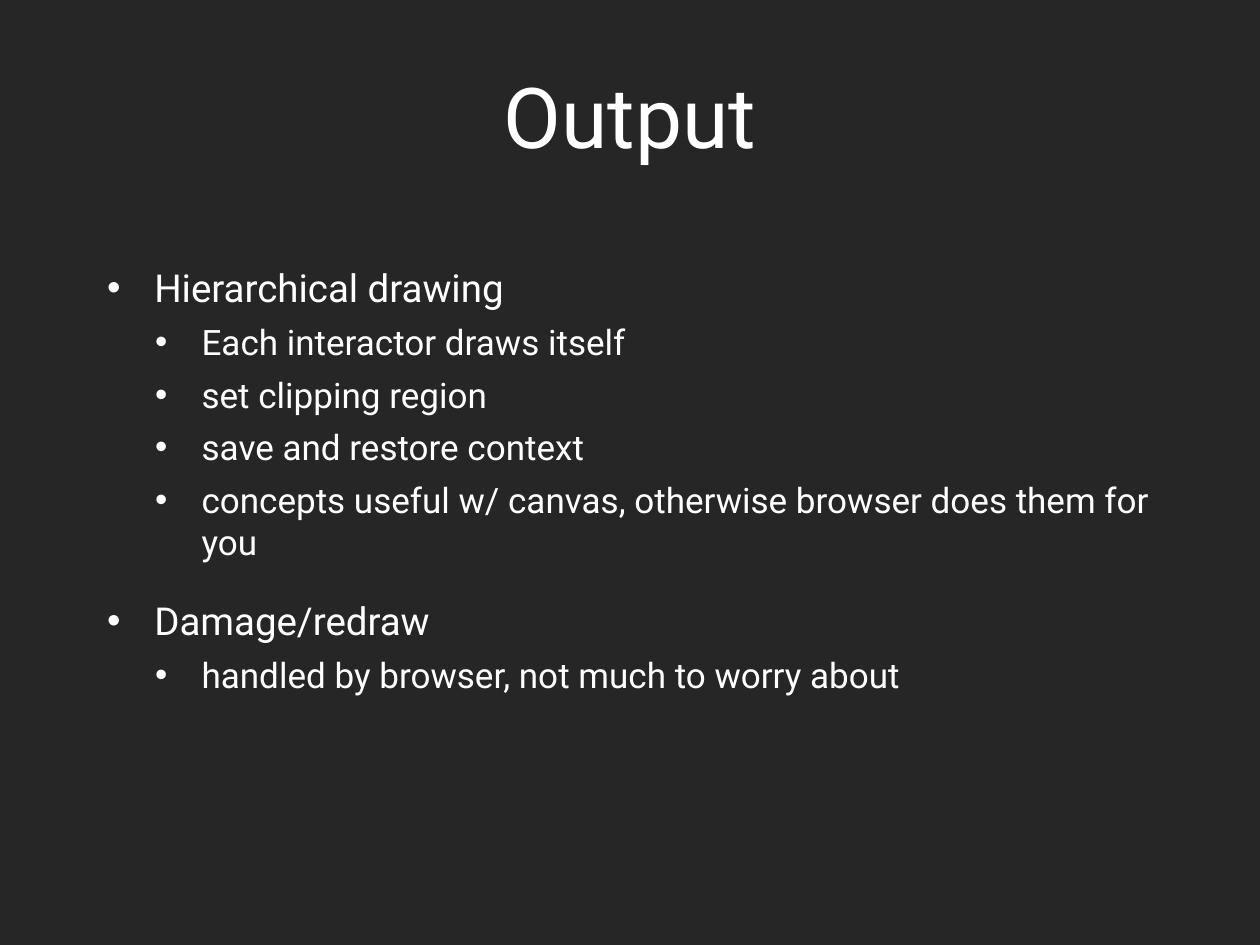
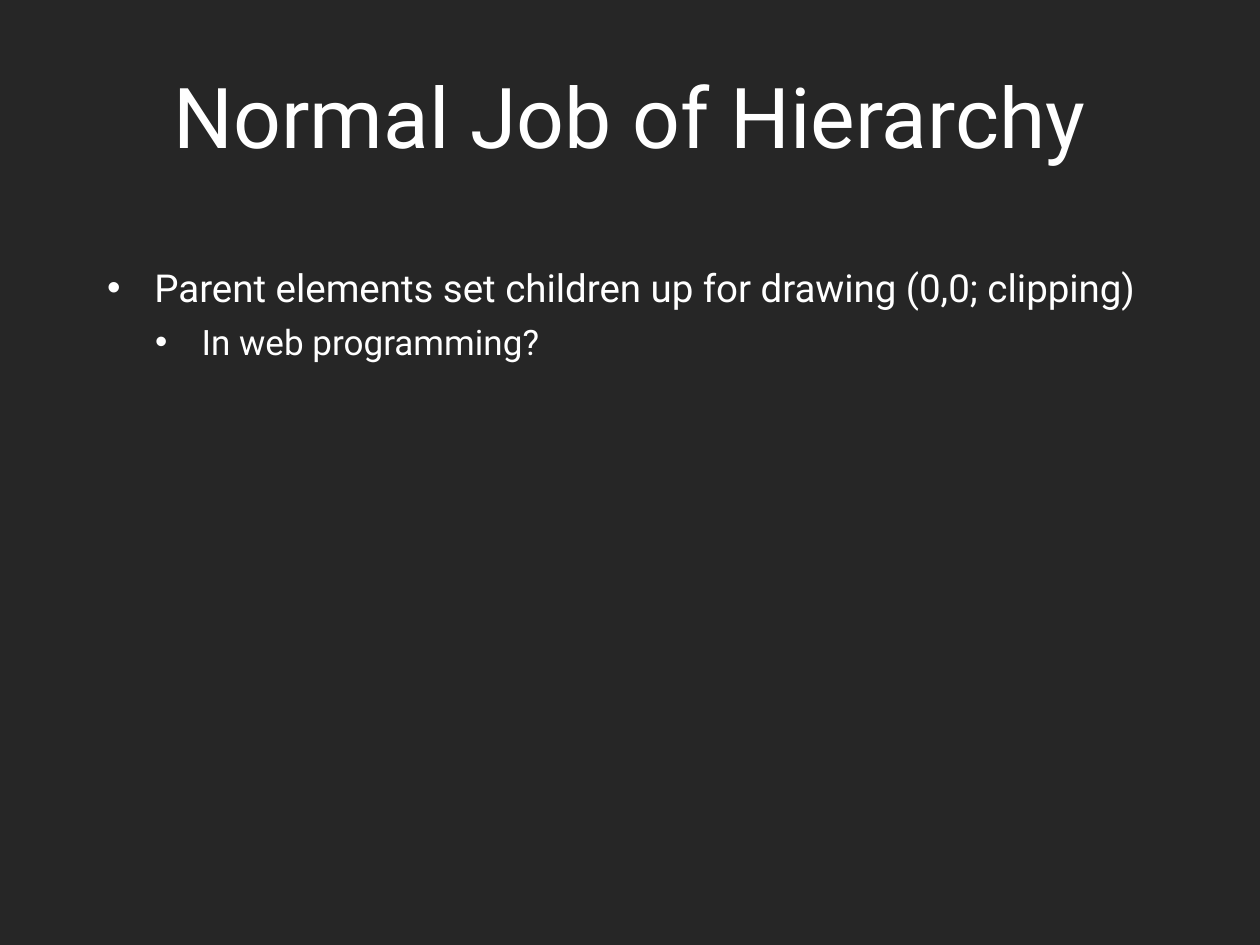
Before and after one commit to dantasse/ssuiweb2014, a slide deck: slide 8 of week13/week13.pptx. Drawn at 1260x945 pixels with LibreOffice and Linux fonts; fonts in the diff are those of the drawing. Boxes give left, top, right and bottom in pixels: in the first picture for what was removed or moved away, otherwise in the second. Text is boxed around its words. In the diff, an @@ line names an element or a change of style, - is before the commit and + after.

```diff
--- a/week13/week13.pptx
+++ b/week13/week13.pptx
@@ title at (174, 84, 1085, 166): text changed @@
-Output
+Normal Job of Hierarchy
@@ text at (154, 271, 1134, 363): text changed; size 20 to 22 pt @@
-• Hierarchical drawing
-  • Each interactor draws itself
-  • set clipping region
-  • save and restore context
-  • concepts useful w/ canvas, otherwise browser does them for you
-• Damage/redraw
-  • handled by browser, not much to worry about
+• Parent elements set children up for drawing (0,0; clipping)
+  • In web programming?
```
Also in this commit, not shown: 5 other slides changed, 11 slides added, 2 slides removed, 2 other files.
